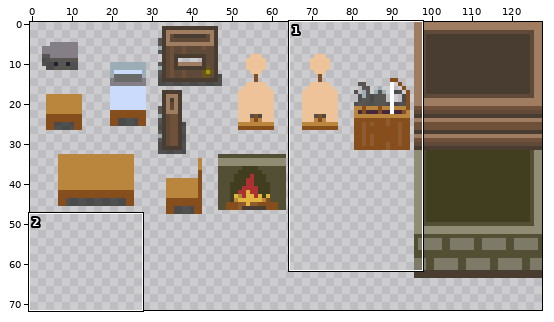
Two versions of one pixel-art file, Assets/tilesets/furniture.aseprite. Above, an overview of the earlier version with the close-up marked.
Close-up. The starting point:
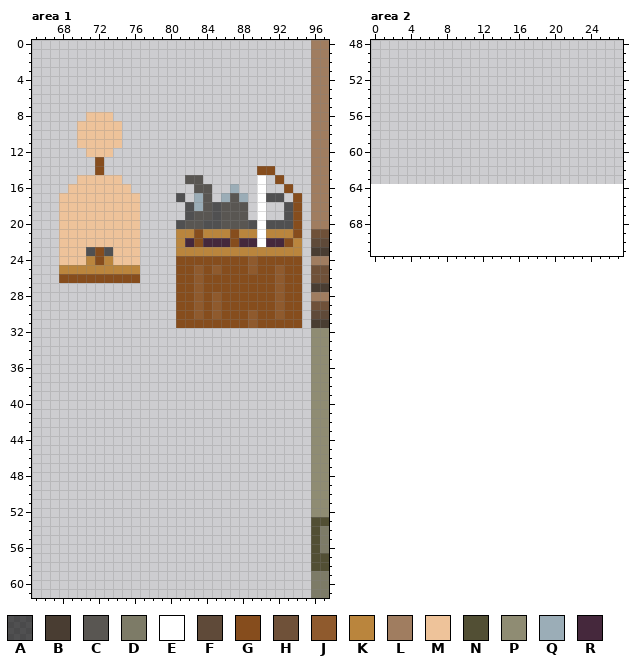
128x64 pixels, 1 frame. Colours within 5 levels of each other are drawn and written as one. Shown: area 1: x 65..97, y 0..61; area 2: x 0..27, y 48..71. The old version is drawn lined up with the new one, on the new canvas. The wide view leaves out empty margins.
Visible layers, top first: "Layer 1", "Shadow" opacity 61%.
Palette (. is transparent): A #0000009c  B #493d32  C #595652  D #7d7b67  E #ffffff  F #5f4a39  G #864d1d  H #6f5139  J #8f5a2d  K #ba853d  L #a07d60  M #eec39a  N #524f34  P #8f8c73  Q #9badb7  R #45283c
Pixels before, area 1, first column x 68:
 0 ............................LL
 1 ............................LL
 2 ............................LL
 3 ............................LL
 4 ............................LL
 5 ............................LL
 6 ............................LL
 7 ............................LL
 8 ...MMM......................LL
 9 ..MMMMM.....................LL
10 ..MMMMM.....................LL
11 ..MMMMM.....................LL
12 ...MMM......................LL
13 ....G.......................LL
14 ....G.................GG....LL
15 ..MMMMM.......CC......E.G...LL
16 .MMMMMMM.......CC..Q..E..G..LL
17 MMMMMMMMM....A.QC.QCQ.EAA.G.LL
18 MMMMMMMMM.....AQCACCC.E..AG.LL
19 MMMMMMMMM.....ACCACCC.E..AG.LL
20 MMMMMMMMM....ACCAACCCAEAAAG.LL
21 MMMMMMMMM....KKGKKKGKKEKKKG.HH
22 MMMMMMMMM....KRGRRRGRRERRGK.FF
23 MMMAGAMMM....KKKKKKKKKKKKKK.BB
24 MMMKGKMMM....GGGGGGGGJGGGGG.LL
25 KKKKKKKKK....GGJGJGGGJGGJGG.HH
26 GGGGGGGGG....GGJGGGGGGGGJGG.HH
27 .............GGJGGGGGGGGJGG.BB
28 .............GGJGJGGGGGGJGG.LL
29 .............GGJGJGGGGGGJGG.HH
30 .............GGJGJGGGJGGJGG.FF
31 .............GGGGGGGGJGGGGG.BB
32 ............................PP
33 ............................PP
34 ............................PP
35 ............................PP
36 ............................PP
37 ............................PP
38 ............................PP
39 ............................PP
40 ............................PP
41 ............................PP
42 ............................PP
43 ............................PP
44 ............................PP
45 ............................PP
46 ............................PP
47 ............................PP
48 ............................PP
49 ............................PP
50 ............................PP
51 ............................PP
52 ............................PP
53 ............................NN
54 ............................ND
55 ............................ND
56 ............................ND
57 ............................NN
58 ............................NN
59 ............................DD
60 ............................DD
61 ............................DD
Once edited:
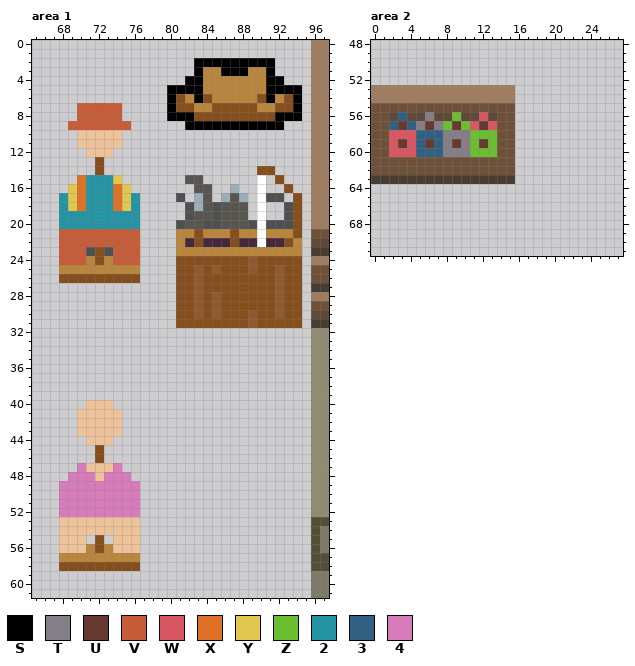
Colours new in this view: S #000000  T #847e87  U #663931  V #c75c39  W #d95763  X #df7126  Y #e1c750  Z #6abe30  2 #2494a4  3 #306082  4 #d77bba
From old to new:
canvas 128x64 -> 128x128
Area 1:
Colour 2 replaces colour M in rows 15 to 16 at x 71 to 73; in rows 17 to 18 at x 68, 71 to 73 and 76; in rows 19 to 20 at x 68 to 76.
Colour 4 is added in row 47 at x 70 and 74; in row 48 at x 69 to 71 and 73 to 75; in rows 49 to 52 at x 68 to 76.
Colour G is added in row 6 at x 81, 84, 90 and 93; in row 7 at x 81 to 82, 85 to 89 and 92 to 93; in row 8 at x 83 to 91; in rows 45 to 46 at x 72; in rows 55 to 56 at x 72; in row 58 at x 68 to 76.
Colour K is added in row 3 at x 84 to 85 and 89 to 90; in rows 4 to 5 at x 84 to 90; in row 6 at x 82, 85 to 89 and 92; in row 7 at x 83 to 84 and 90 to 91; in row 56 at x 71 and 73; in row 57 at x 68 to 76.
Colour M is added in row 40 at x 71 to 73; in rows 41 to 43 at x 70 to 74; in row 44 at x 71 to 73; in row 47 at x 71 to 73; in row 48 at x 72; in rows 53 to 54 at x 68 to 76.
Colour M is added in rows 55 to 56 at x 68 to 70 and 74 to 76.
Colour S is added in row 2 at x 83 to 91; in row 3 at x 83, 86 to 88 and 91; in row 4 at x 82 to 83 and 91 to 92; in row 5 at x 80 to 83 and 91 to 94; in row 6 at x 80, 83, 91 and 94; in row 7 at x 80 and 94.
Colour S is added in row 8 at x 80 to 82 and 92 to 94; in row 9 at x 82 to 92.
Colour V is added in row 7 at x 70 to 74; in row 8 at x 70 and 74; in row 9 at x 69 and 75.
Colour V replaces colour M in row 8 at x 71 to 73; in row 9 at x 70 to 74; in rows 21 to 22 at x 68 to 76; in rows 23 to 24 at x 68 to 70 and 74 to 76.
Colour X replaces colour M in row 15 at x 70; in rows 16 to 18 at x 70 and 74.
Colour Y replaces colour M in row 15 at x 74; in rows 16 to 18 at x 69 and 75.
Area 2:
Colour 3 is added in row 56 at x 3; in row 57 at x 2 and 4; in row 58 at x 5 to 7; in row 59 at x 5 and 7; in row 60 at x 5 to 7.
Colour B is added in row 63 at x 0 to 15.
Colour F is added in row 56 at x 2, 4 to 5, 7 to 8, 10 to 11 and 13.
Colour H is added in row 55 at x 0 to 15; in rows 56 to 60 at x 0 to 1 and 14 to 15; in rows 61 to 62 at x 0 to 15.
Colour L is added in rows 53 to 54 at x 0 to 15.
Colour T is added in row 56 at x 6; in row 57 at x 5 and 7; in row 58 at x 8 to 10; in row 59 at x 8 and 10; in row 60 at x 8 to 10.
Colour U is added in row 57 at x 3, 6, 9 and 12; in row 59 at x 3, 6, 9 and 12.
Colour W is added in row 56 at x 12; in row 57 at x 11 and 13; in row 58 at x 2 to 4; in row 59 at x 2 and 4; in row 60 at x 2 to 4.
Colour Z is added in row 56 at x 9; in row 57 at x 8 and 10; in row 58 at x 11 to 13; in row 59 at x 11 and 13; in row 60 at x 11 to 13.
Pixel boxes of the changes (left, top, right, bottom) in both close-ups:
added: (167, 58, 302, 130)
changed: (68, 103, 131, 130)
changed: (59, 175, 140, 265)
added: (59, 400, 140, 571)
added: (371, 85, 515, 184)
